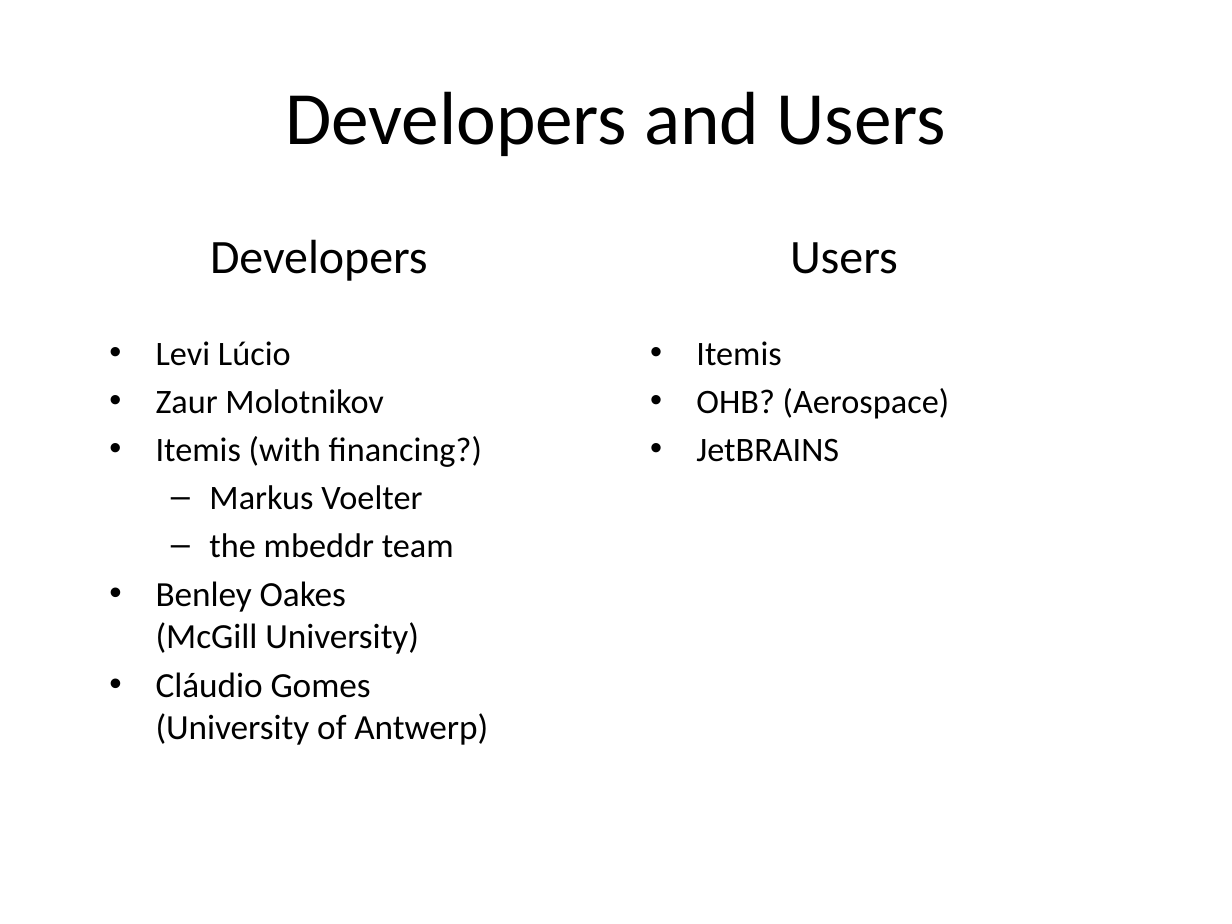
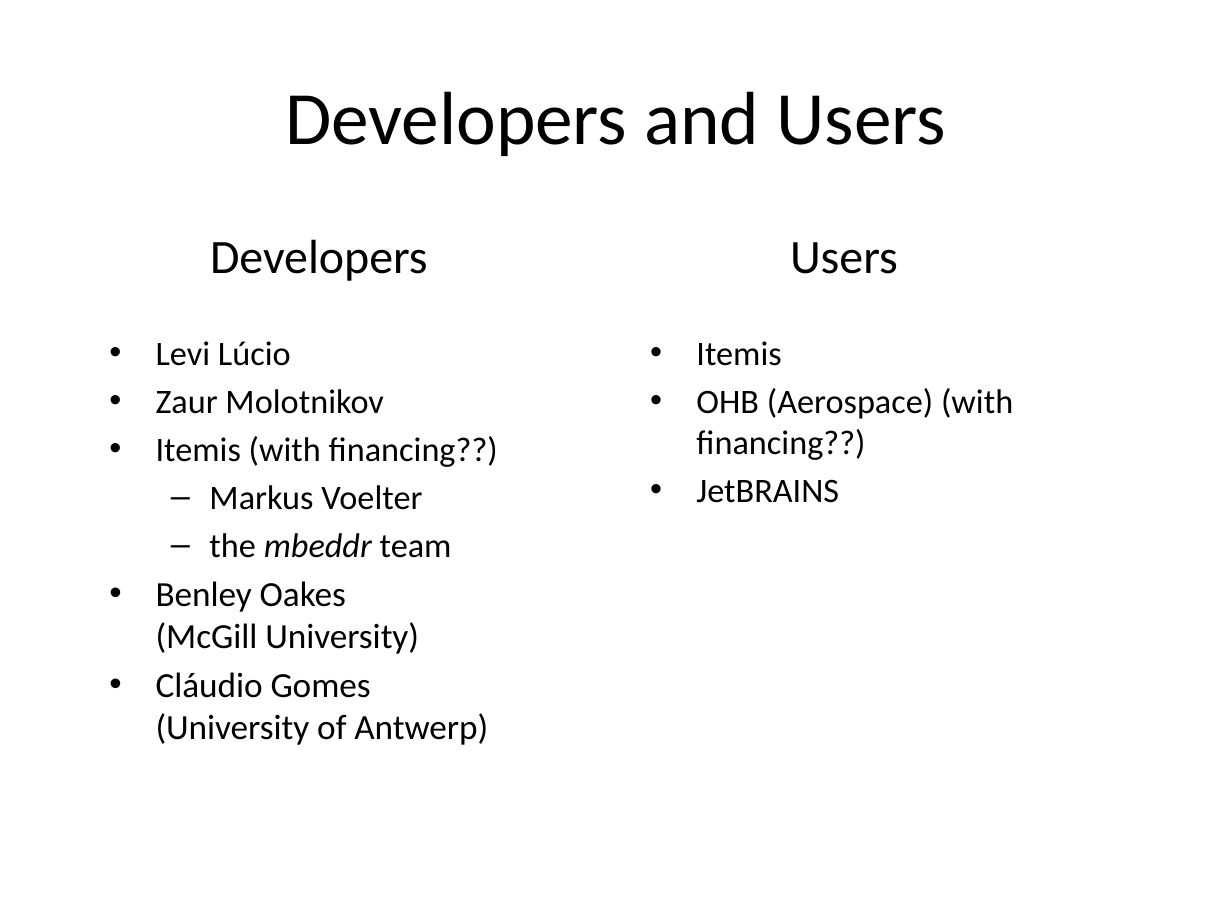
Before and after one commit to levilucio/cert_mbeddr, a slide deck: slide 5 of presentations/cert-mbeddr.pptx. Drawn at 1232x924 pixels with LibreOffice and Linux fonts; fonts in the diff are those of the drawing. Boxes give left, top, right and bottom in pixels: in the first picture for what was removed or moved away, otherwise in the second. Text is boxed around its words. In the diff, an @@ line names an element or a change of style, - is before the commit and + after.

```diff
--- a/presentations/cert-mbeddr.pptx
+++ b/presentations/cert-mbeddr.pptx
@@ text at [696, 388, 1013, 460]: text changed @@
-• OHB? (Aerospace)
+• OHB (Aerospace) (with financing??)
@@ text at [156, 436, 498, 467]: text changed @@
-• Itemis (with financing?)
+• Itemis (with financing??)
@@ text at [209, 533, 452, 558]: italic on in "mbeddr" @@
```
Also in this commit, not shown: 1 other slide changed, 3 other files.
